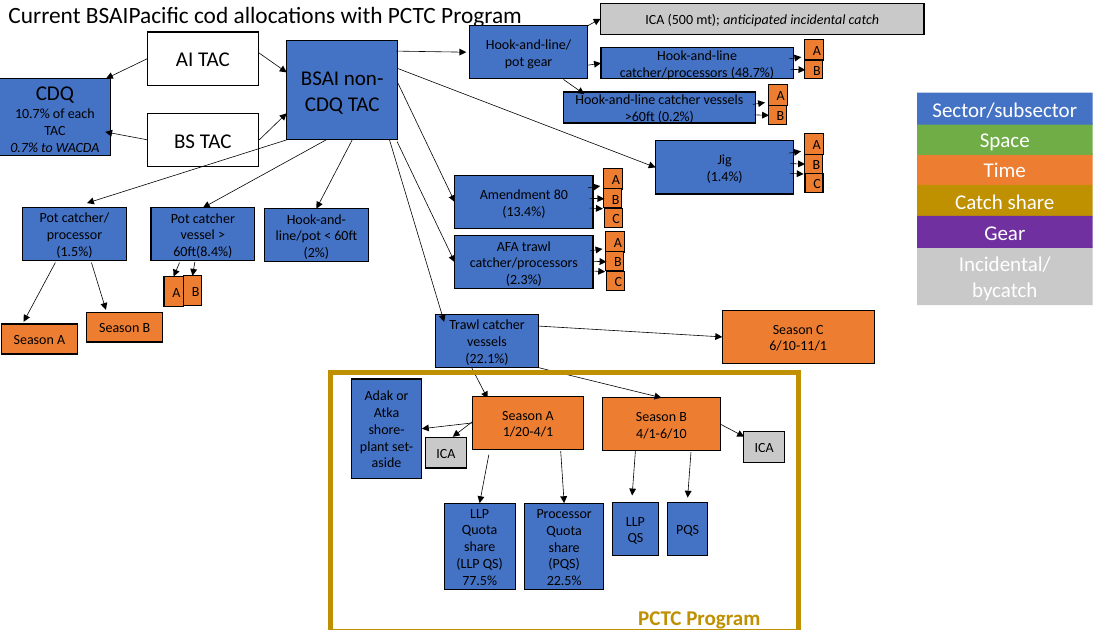
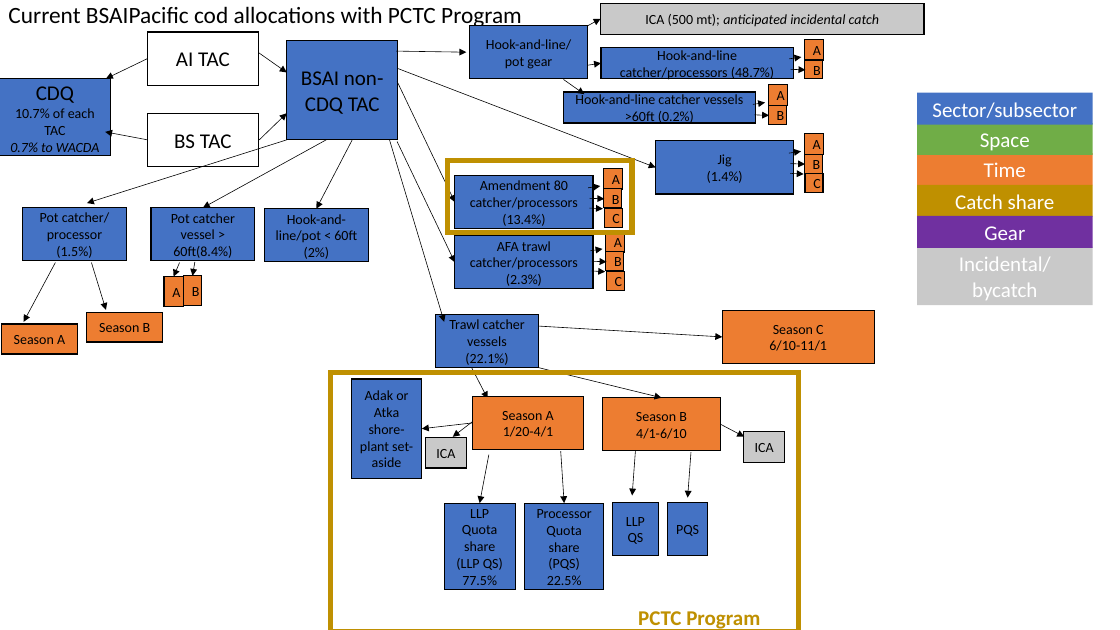
Before and after one commit to zoekitchel/cc_allocation, a slide deck: slide 10 of figures/flow_charts.pptx. Drawn at 1120x630 pixels with LibreOffice and Linux fonts; fonts in the diff are those of the drawing. Boxes give left, top, right and bottom in pixels: in the first picture for what was removed or moved away, otherwise in the second. Text is boxed around its words. In the diff, an @@ line names an element or a change of style, - is before the commit and + after.

```diff
--- a/figures/flow_charts.pptx
+++ b/figures/flow_charts.pptx
@@ rectangle added at (448, 160, 632, 233), outline #BF9001 4.5 pt @@
@@ text in rectangle at (470, 180, 578, 226): text changed @@
-Amendment 80 (13.4%)
+Amendment 80 catcher/processors (13.4%)
```
Also in this commit, not shown: 11 other files.
